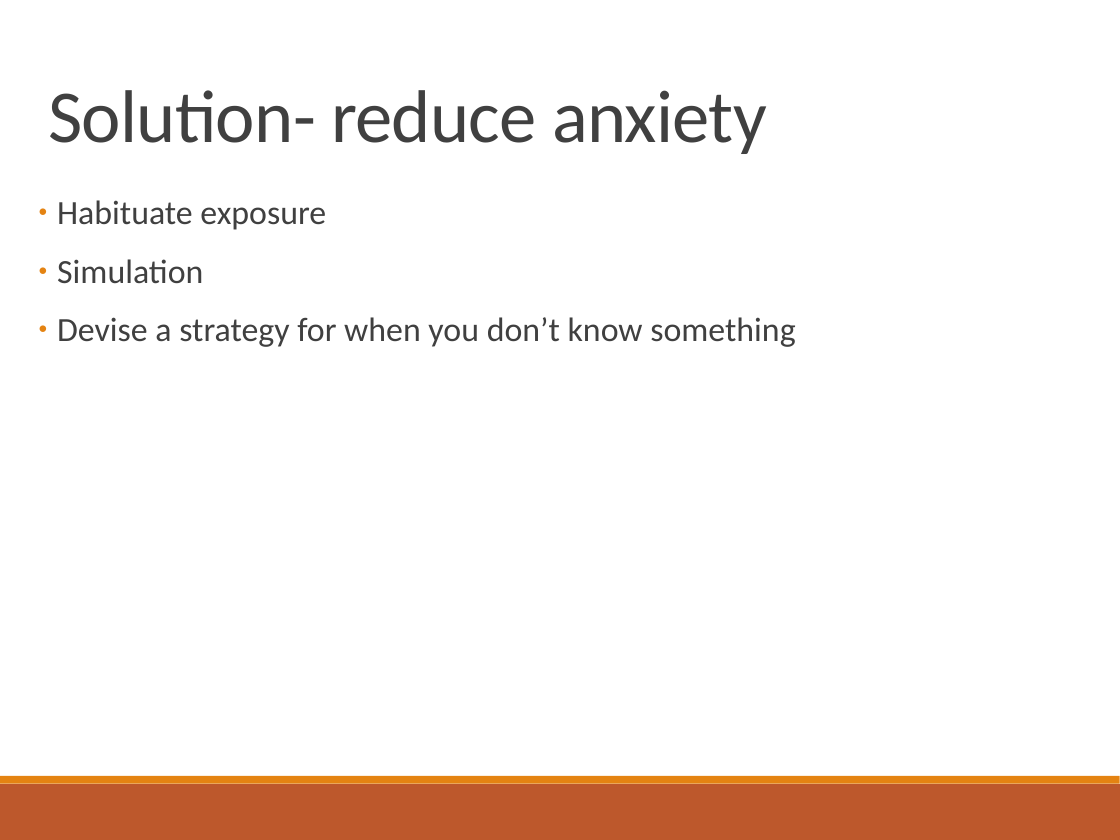
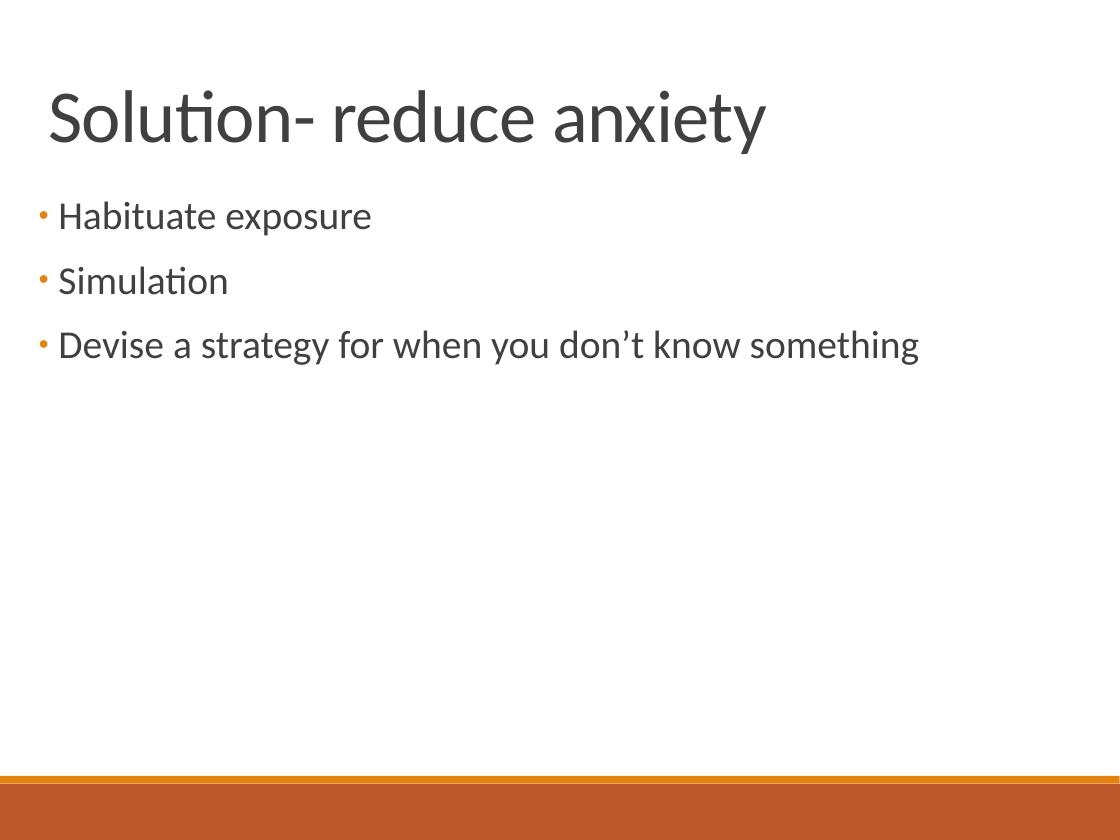
Before and after one commit to aaron678/coding-interview, a slide deck: slide 6 of presentationSlides3.pptx. Drawn at 1120x840 pixels with LibreOffice and Linux fonts; fonts in the diff are those of the drawing. Boxes give left, top, right and bottom in pixels: in the first picture for what was removed or moved away, otherwise in the second. Text is boxed around its words. In the diff, an @@ line names an element or a change of style, - is before the commit and + after.

```diff
--- a/presentationSlides3.pptx
+++ b/presentationSlides3.pptx
@@ text "Habituate exposure" at bbox=[58, 201, 919, 365]: size 24 to 28 pt @@
```
Also in this commit, not shown: 9 other slides changed, 2 other files.
